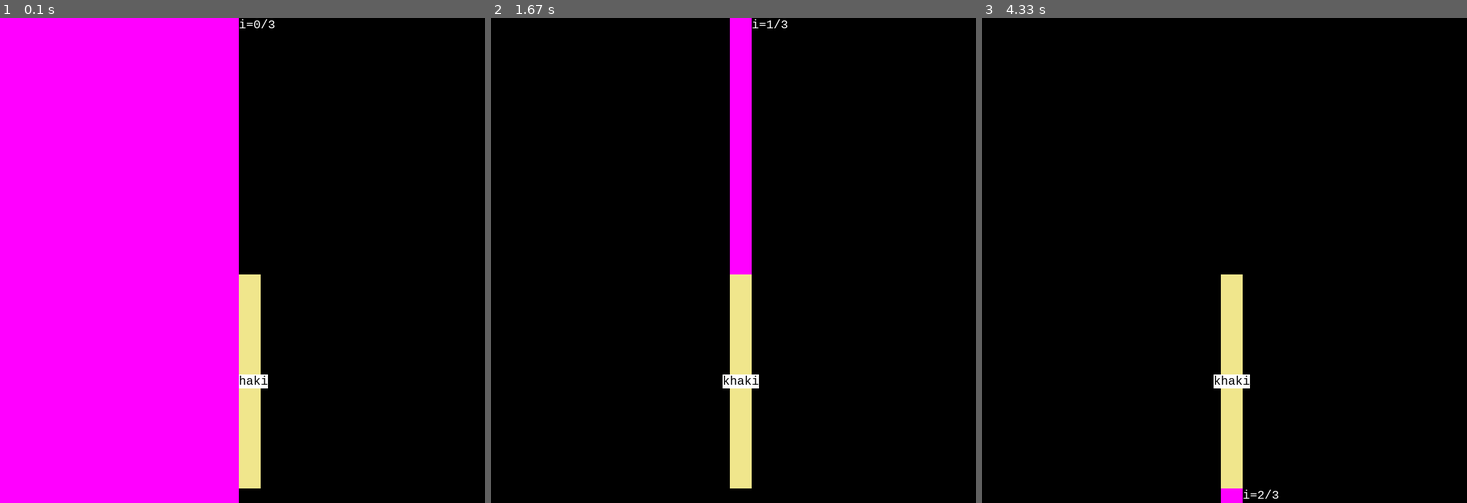
Above: before the commit, frames 1-3 (left to right).
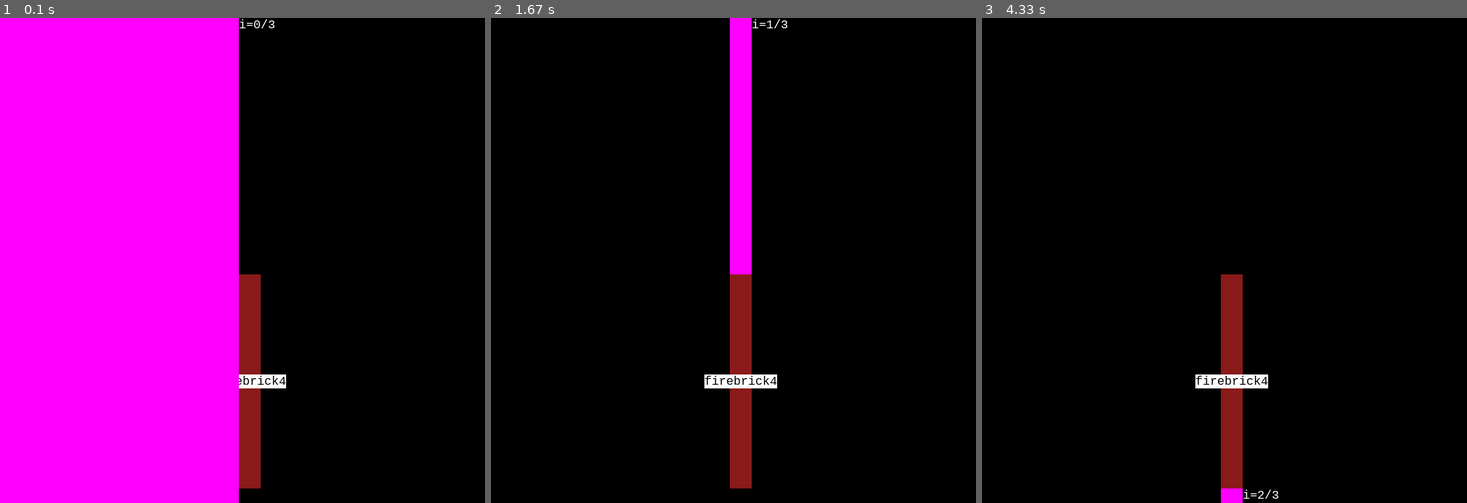
Above: after the commit, the same moments.

Repository: hitbox/scratch
Game: pygame game, started from pygame/empty_space.py
Same seed, same stepped clock (60 frames per second), same inputs: the game is played once before the commit and once after it.
Inputs:
- Up to frame 1 (0.1 s): no input
- Up to frame 2 (1.67 s): hold Right 0.33-0.8 s; hold Right 0.88-1.35 s; hold Left from 1.38 s (still down)
- Up to frame 3 (4.33 s): release Left at 1.92 s; hold Left 1.95-2.35 s; hold Right 2.38-3.02 s; hold Left 3.05-3.52 s; hold Right 3.55-4.02 s; hold Right from 4.05 s (still down)

The runs differ from the first frame. In frame 1, 2.0% of the frame differs, in the area x 49-59%, y 52-97%; in frame 2, 2.1%, in the area x 44-59%, y 52-97%; in frame 3, 2.1%.

Commit message:
pygame/empty_space.py
- use pygamelib for colors

Diff:
--- a/pygame/empty_space.py
+++ b/pygame/empty_space.py
@@ -9,58 +9,7 @@
 
 from pygamelib import pygame
 
-COLORS = [
-    'bisque',
-    'brown',
-    'burlywood',
-    'chartreuse',
-    'chocolate',
-    'coral',
-    'cornsilk',
-    'crimson',
-    'cyan',
-    'firebrick',
-    'gainsboro',
-    'gold',
-    'goldenrod',
-    'hotpink',
-    'indigo',
-    'ivory',
-    'khaki',
-    'lavender',
-    'lavenderblush',
-    'lemonchiffon',
-    'lime',
-    'maroon',
-    'mintcream',
-    'moccasin',
-    'navy',
-    'olive',
-    'olivedrab',
-    'orange',
-    'orchid',
-    'palegoldenrod',
-    'paleturquoise',
-    'peachpuff',
-    'peru',
-    'pink',
-    'plum',
-    'rosybrown',
-    'salmon',
-    'saddlebrown',
-    'sandybrown',
-    'seashell',
-    'sienna',
-    'tan',
-    'teal',
-    'thistle',
-    'tomato',
-    'turquoise',
-    'violet',
-    'wheat',
-    'yellow',
-]
-
+COLORS = list(filter(pygamelib.interesting_color, pygame.color.THECOLORS))
 sides = op.attrgetter('top', 'right', 'bottom', 'left')
 
 def find_empty_space(rectangles, inside):
